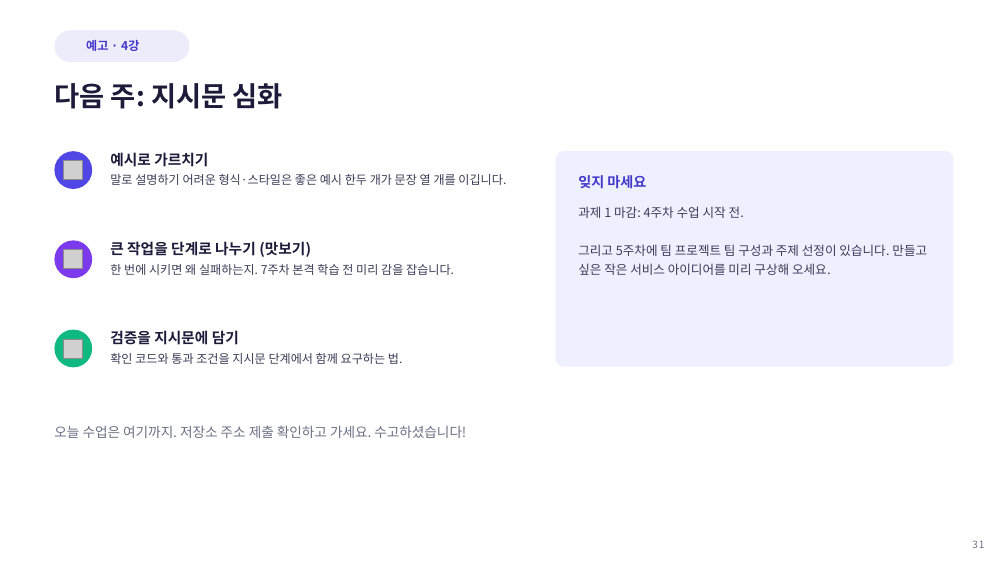
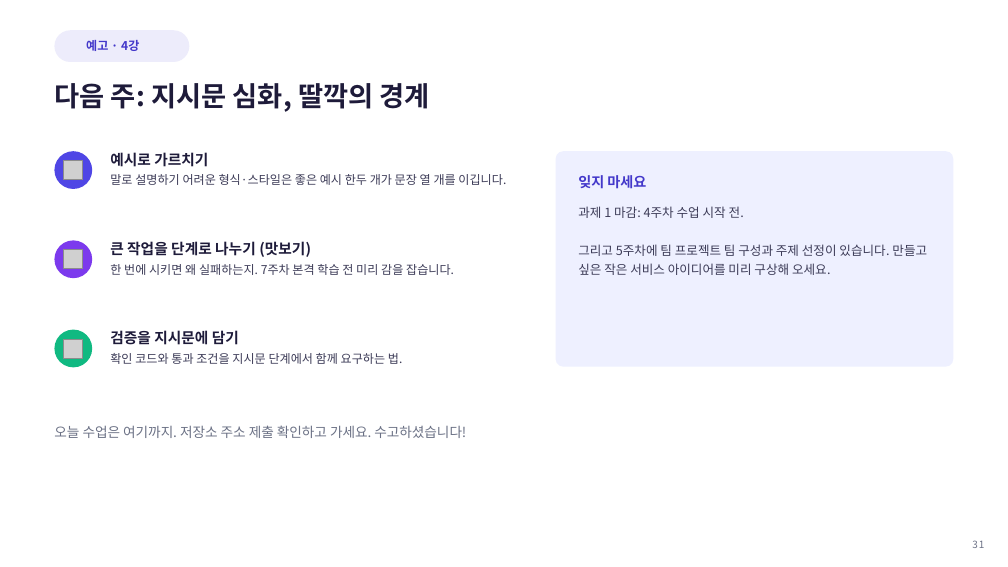
Before and after one commit to Sangdon-Park/Sangdon-Park.github.io, a slide deck: slide 31 of data/생성형 AI 소프트웨어공학/생성형AI소프트웨어공학_3강.pptx. Drawn at 1008x567 pixels with LibreOffice and Linux fonts; fonts in the diff are those of the drawing; grey boxes stand for pictures; background and template pictures are left out. Boxes give left, top, right and bottom in pixels: in the first picture for what was removed or moved away, otherwise in the second. Text is boxed around its words. In the diff, an @@ line names an element or a change of style, - is before the commit and + after.

```diff
--- a/data/생성형 AI 소프트웨어공학/생성형AI소프트웨어공학_3강.pptx
+++ b/data/생성형 AI 소프트웨어공학/생성형AI소프트웨어공학_3강.pptx
@@ text at (54,83,430,112): text changed @@
-다음 주: 지시문 심화
+다음 주: 지시문 심화, 딸깍의 경계
```
Also in this commit, not shown: 32 other files.
